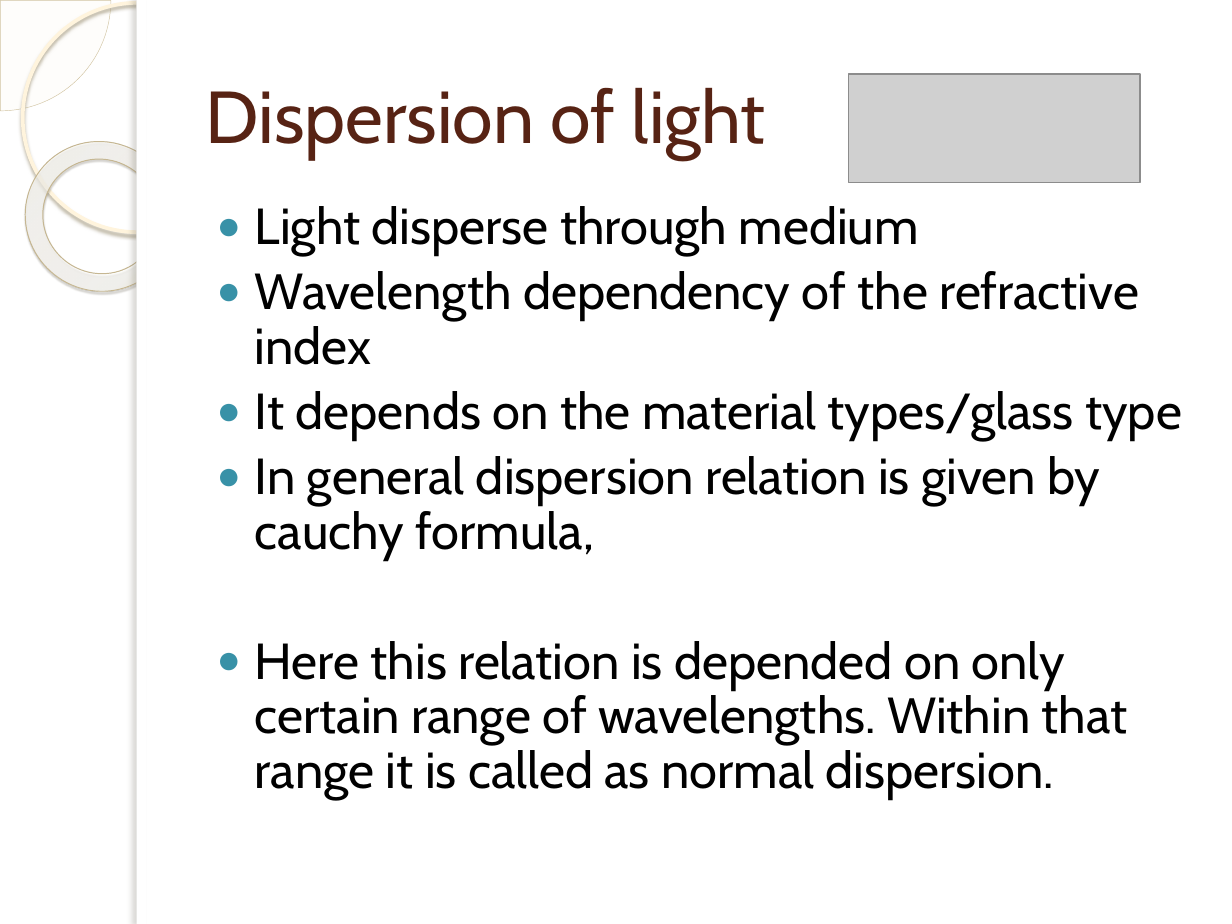
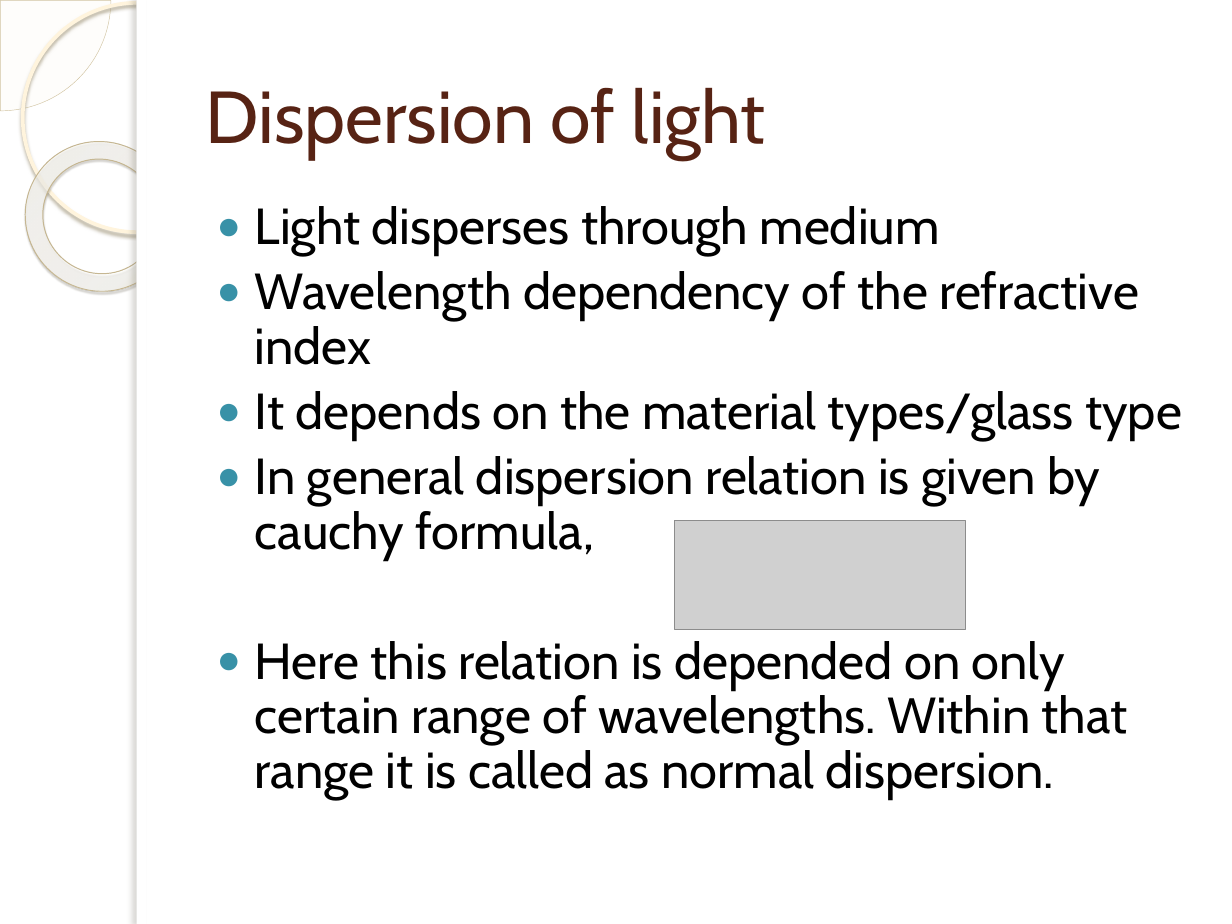
Before and after one commit to rid181198/optical-properties, a slide deck: slide 2 of Optical analysis of different glass types.pptx. Drawn at 1232x924 pixels with LibreOffice and Linux fonts; fonts in the diff are those of the drawing; grey boxes stand for pictures; background and template pictures are left out. Boxes give left, top, right and bottom in pixels: in the first picture for what was removed or moved away, otherwise in the second. Text is boxed around its words. In the diff, an @@ line names an element or a change of style, - is before the commit and + after.

```diff
--- a/Optical analysis of different glass types.pptx
+++ b/Optical analysis of different glass types.pptx
@@ text at <box>255,206,940,256</box>: text changed @@
-● Light disperse through medium
+● Light disperses through medium
@@ picture: place and size @@
-picture at <box>849,74,1140,184</box>
+picture at <box>674,520,965,630</box>
```
Also in this commit, not shown: 10 other slides changed, 6 slides added, 1 slide removed, 6 other files.
